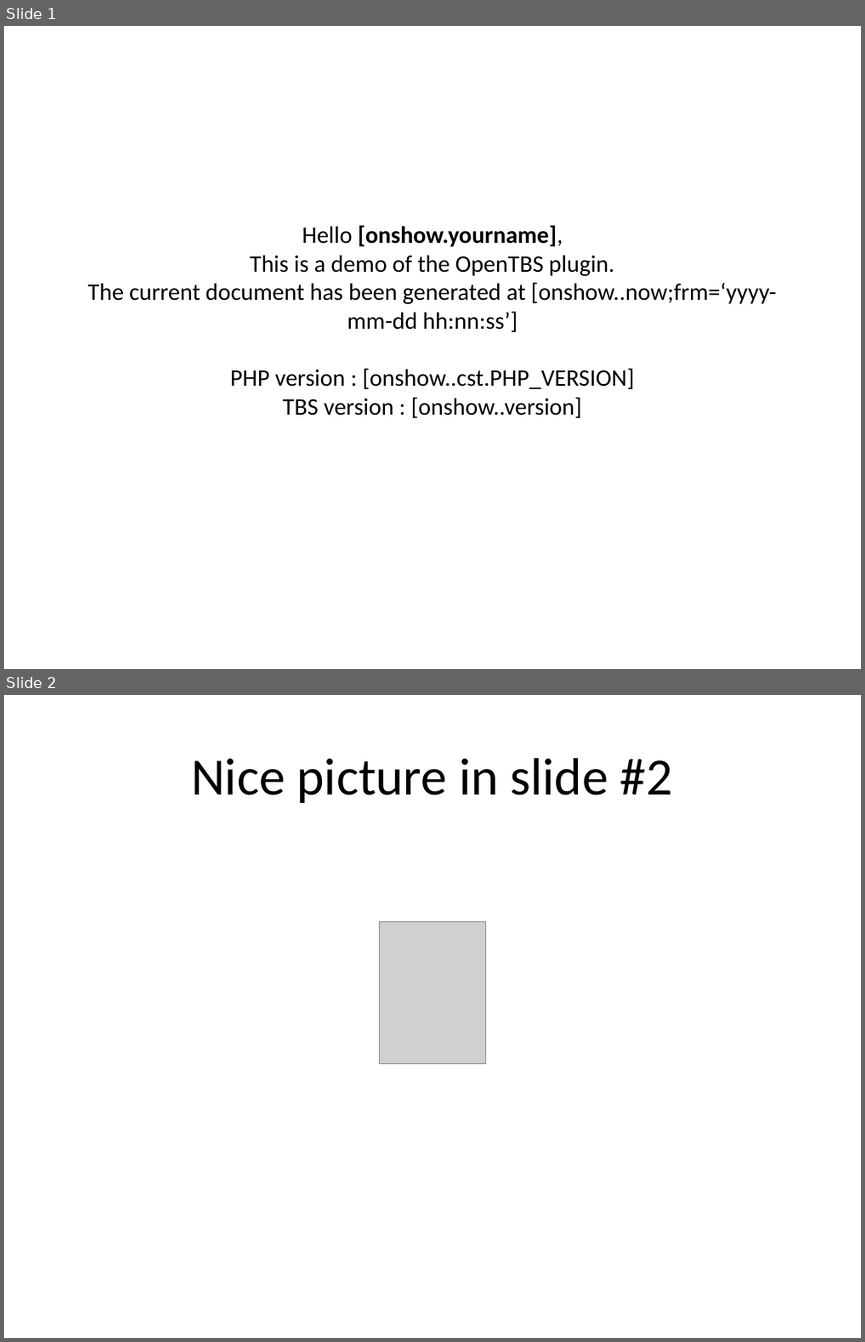
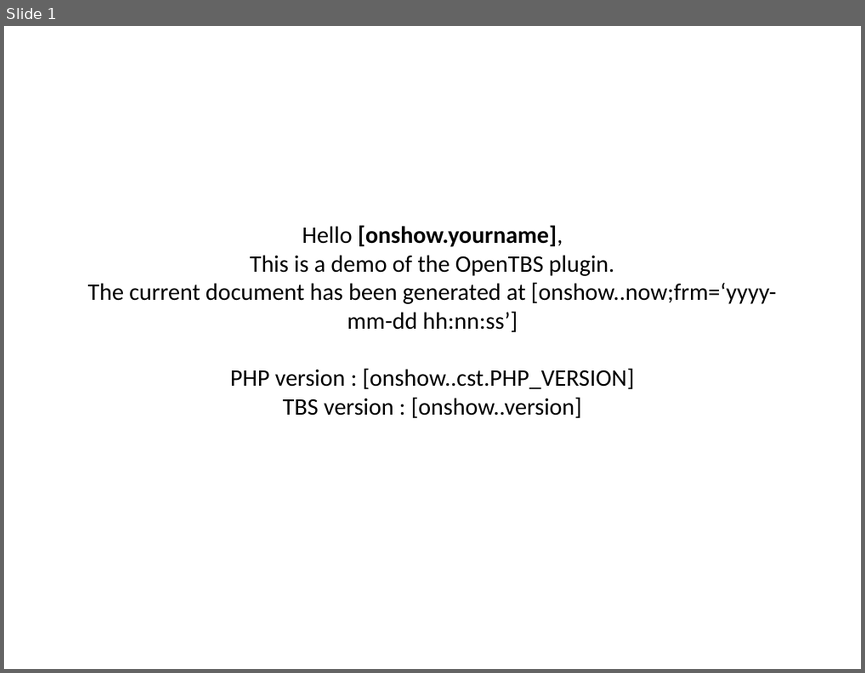
Before and after one commit to Skrol29/tinybutstrong, a slide deck: plugins/opentbs/demo/demo_ms_powerpoint.pptx. Shown one above the other, each under a label of ours: slides 1 and 2 before the commit, slide 1 after it. The pictures are 865x1342 and 865x673 pixels, drawn with LibreOffice and Linux fonts; fonts in the diff are those of the drawing; grey boxes stand for pictures. Boxes give left, top, right and bottom in pixels: in the first picture for what was removed or moved away, otherwise in the second. Text is boxed around its words. In the diff, an @@ line names an element or a change of style, - is before the commit and + after.

```diff
--- a/plugins/opentbs/demo/demo_ms_powerpoint.pptx
+++ b/plugins/opentbs/demo/demo_ms_powerpoint.pptx
@@ slide 2 removed at <box>4,695,861,1338</box>, background #FFFFFF @@
@@ title removed at <box>191,758,673,803</box> @@
-Nice picture in slide #2
@@ picture removed at <box>380,922,485,1063</box> @@
```
Also in this commit, not shown: 2 slides added, 4 other files.
